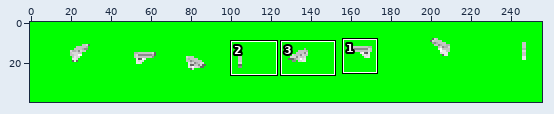
File history of a sprite sheet, Resources/SpaceWeapons/HandSpacePDW.png. The picture above shows the old version from afar; the outline marks the close-up.
Close-up. First the earlier version:
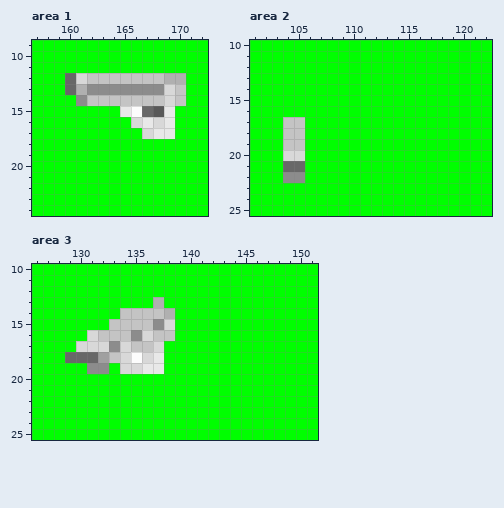
The file is 256x40 pixels. Shown: area 1: x 157..172, y 9..24; area 2: x 101..122, y 10..25; area 3: x 126..151, y 10..25. The commit also changed other parts of the picture, which this record leaves out.
Now the later version:
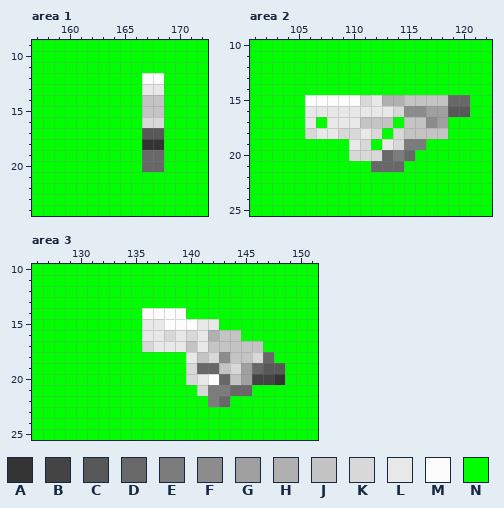
Palette (. is transparent): A #343434  B #444444  C #585858  D #686868  E #7c7c7c  F #8c8c8c  G #a0a0a0  H #b0b0b0  J #c4c4c4  K #d8d8d8  L #e8e8e8  M #fcfcfc  N #00ff00
The edit:
Area 1:
y 12: x 160..170 DKJJJJJJJHH -> NNNNNNNMMNN
y 13: x 160..170 DHFFFFFFFKJ -> NNNNNNNLLNN
y 14: x 161..166 FJJJJJ -> NNNNNN; x 169..170 KJ -> NN
y 15: x 165..169 LMDCL -> NNJJN
y 16: x 166..167 KL -> NK; x 169 L -> N
y 17: x 167..169 KLL -> CCN
y 18: x 167..168 NN -> AA
y 19..20: x 167..168 NN -> DD
Area 2:
y 15: x 106..120 NNNNNNNNNNNNNNN -> MMMMMKLHHJJJJDD
y 16: x 106..120 NNNNNNNNNNNNNNN -> LLLLLLLLKFFGGCC
y 17: x 104..106 JJN -> NNL; x 108..113 NNNNNN -> LLLJJJ; x 115..118 NNNN -> JJFG
y 18: x 104..112 JJNNNNNNN -> NNKLLKKLK; x 114..118 NNNNN -> KJJJJ
y 19: x 104..105 JJ -> NN; x 110..111 NN -> LK; x 113..116 NNNN -> LKEE
y 20: x 104..105 KK -> NN; x 110..115 NNNNNN -> KKKDED
y 21: x 104..105 DD -> NN; x 112..114 NNN -> DDD
y 22: x 104..105 FF -> NN
Area 3:
y 13: x 137 H -> N
y 14: x 134..139 JJJJHN -> NNMMMM
y 15: x 133..142 JJJJFKNNNN -> NNNLLMMMLL
y 16: x 131..144 KJJJFKJJNNNNNN -> NNNNNLLKLKLHJJ
y 17: x 130..146 KKKFKJJKNNNNNNNNN -> NNNNNNKLLLJLJJJJJ
y 18: x 129..137 DDDGJKMKL -> NNNNNNNNN; x 140..147 NNNNNNNN -> LJKFJJKD
y 19: x 131..132 FF -> NN; x 134..137 KKLL -> NNNN; x 140..148 NNNNNNNNN -> KDDJKGDCC
y 20: x 140..148 NNNNNNNNN -> KLMDJGBBA
y 21: x 141..145 NNNNN -> KEEDD
y 22: x 142..143 NN -> ED
Changed places in both close-ups, as pixel boxes (x1, y1, x2, y2):
changed: (65, 73, 186, 172)
changed: (283, 95, 470, 183)
changed: (65, 297, 285, 407)
